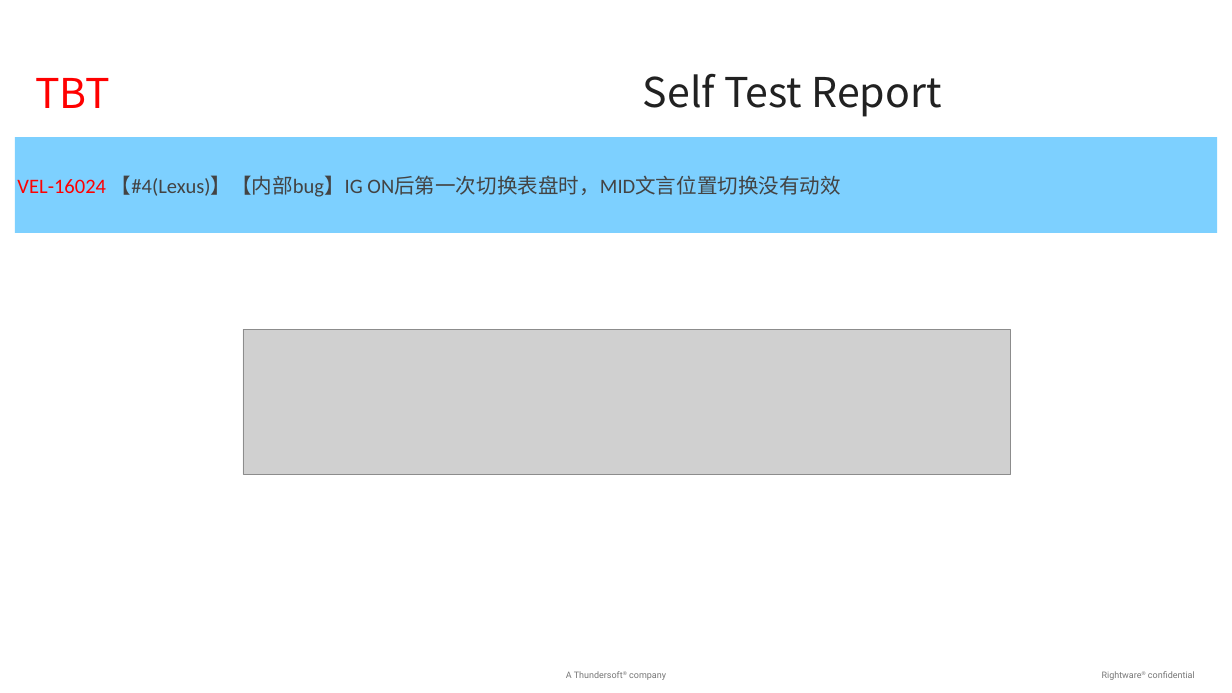
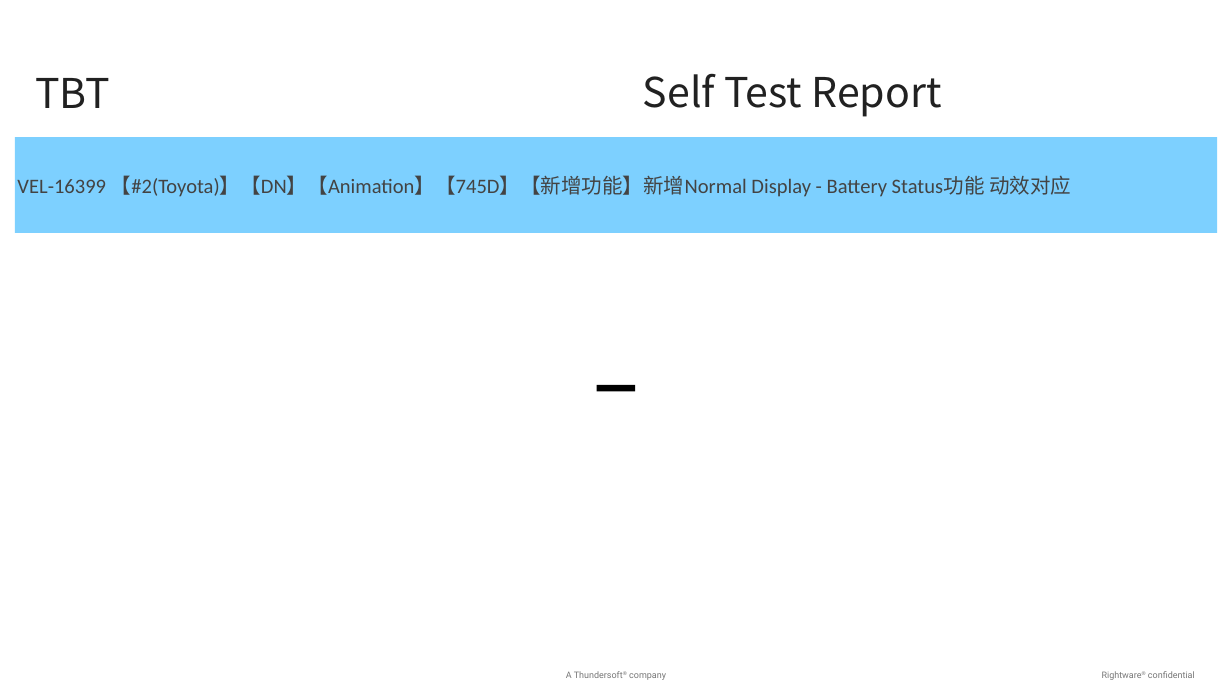
Before and after one commit to baochen-rw/JIRA-exporter, a slide deck: slide 3 of jira_export_pptx.pptx. Drawn at 1232x693 pixels with LibreOffice and Linux fonts; fonts in the diff are those of the drawing; grey boxes stand for pictures; background and template pictures are left out. Boxes give left, top, right and bottom in pixels: in the first picture for what was removed or moved away, otherwise in the second. Text is boxed around its words. In the diff, an @@ line names an element or a change of style, - is before the commit and + after.

```diff
--- a/jira_export_pptx.pptx
+++ b/jira_export_pptx.pptx
@@ text "TBT" at (35, 78, 110, 108): text colour #FF0000 to #222222 @@
@@ text in rectangle at (17, 175, 1071, 197): text changed @@
-VEL-16024 【#4(Lexus)】【内部bug】IG ON后第一次切换表盘时，MID文言位置切换没有动效
+VEL-16399 【#2(Toyota)】【DN】【Animation】【745D】【新增功能】新增Normal Display - Battery Status功能 动效对应
@@ picture removed at (243, 329, 1010, 474) @@
@@ rectangle added at (597, 385, 635, 391), fill #000000 @@
```
Also in this commit, not shown: 2 other slides changed, 16 other files.
